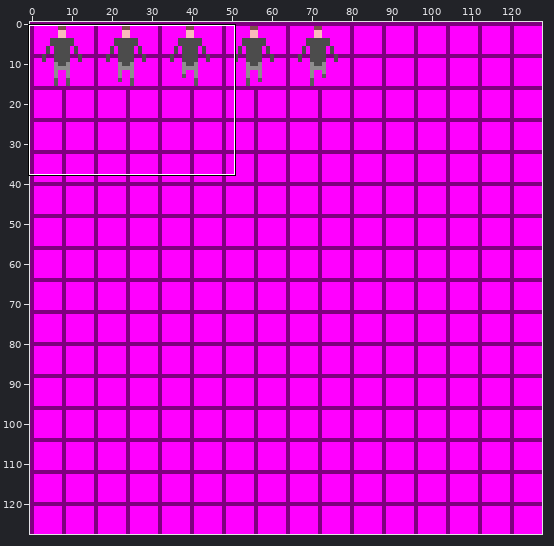
A sprite sheet gets an edit: res/player.png. The first picture is a wide view before the edit; the outline marks the close-up.
Close-up. Before:
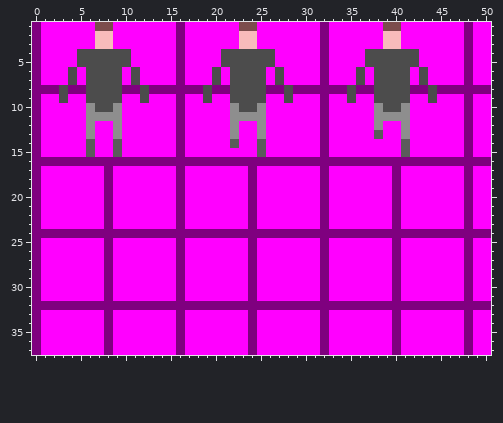
The file is 128x128 pixels. Shown: x 0..50, y 1..37.
Now the later version:
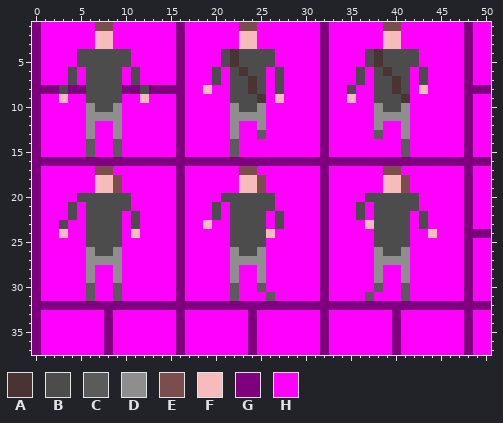
Palette (. is transparent): A #493333  B #4c4c4c  C #5b5b5b  D #8e8e8e  E #7c4d4d  F #f8bbbb  G #7f007f  H #ff00ff
From the commit log: Added player animation in 2 direction
Diff:
y 4..5: x 22 B -> A; x 38 B -> A
y 6: x 23 B -> A; x 39 B -> A
y 7: x 24 B -> A; x 40 B -> A
y 8: x 17..21 GGBGG -> HHFHH; x 24 B -> A; x 26..31 GGBGGG -> HBHHHH; x 33..34 GG -> HH; x 36..37 GG -> HH; x 40 B -> A; x 42..47 GGBGGG -> HFHHHH
y 9: x 3 B -> F; x 12 B -> F; x 19 B -> H; x 25 B -> A; x 27..28 HB -> FH; x 35 B -> F; x 41 B -> A; x 44 B -> H
y 13: x 25 D -> C
y 14: x 25 C -> H
y 15: x 22 H -> C; x 25 C -> H
y 17: x 7..8 HG -> EE; x 23..24 HG -> EE; x 39..40 HG -> EE
y 18..19: x 7..9 HGH -> FFE; x 23..25 HGH -> FFE; x 39..41 HGH -> FFE
y 20: x 5..10 HHHGHH -> BBBBBB; x 21..26 HHHGHH -> BBBBBB; x 37..42 HHHGHH -> BBBBBB
y 21: x 4 H -> B; x 6..10 HHGHH -> BBBBB; x 20 H -> B; x 22..26 HHGHH -> BBBBB; x 36 H -> B; x 38..42 HHGHH -> BBBBB
y 22: x 4 H -> B; x 6..9 HHGH -> BBBB; x 11 H -> B; x 20 H -> B; x 22..25 HHGH -> BBBB; x 27 H -> B; x 36 H -> B; x 38..41 HHGH -> BBBB; x 43 H -> B
y 23: x 3 H -> B; x 6..9 HHGH -> BBBB; x 11 H -> B; x 19 H -> F; x 22..25 HHGH -> BBBB; x 27 H -> B; x 37..41 HHHGH -> FBBBB; x 43 H -> B
y 24: x 1..15 GGGGGGGGGGGGGGG -> HHFHHBBBBHFHHHH; x 17..31 GGGGGGGGGGGGGGG -> HHHHHBBBBFHHHHH; x 33..47 GGGGGGGGGGGGGGG -> HHHHHBBBBHHFHHH
y 25: x 6..9 HHGH -> BBBB; x 22..25 HHGH -> BBBB; x 38..41 HHGH -> BBBB
y 26: x 6..9 HHGH -> DBBD; x 22..25 HHGH -> DBBD; x 38..41 HHGH -> DBBD
y 27: x 6..9 HHGH -> DDDD; x 22..25 HHGH -> DDDD; x 38..41 HHGH -> DDDD
y 28..29: x 6 H -> D; x 8..9 GH -> HD; x 22 H -> D; x 24..25 GH -> HD; x 38 H -> D; x 40..41 GH -> HD
y 30: x 6 H -> C; x 8..9 GH -> HC; x 22 H -> C; x 24..25 GH -> HC; x 38 H -> C; x 40..41 GH -> HC
y 31: x 6 H -> C; x 8..9 GH -> HC; x 22 H -> C; x 24 G -> H; x 26 H -> C; x 37 H -> C; x 40..41 GH -> HC
Boxes around the changes in both close-ups, in picture pixels (x1, y1, x2, y2):
changed: (140, 49, 464, 103)
changed: (59, 94, 68, 103)
changed: (41, 130, 464, 301)
